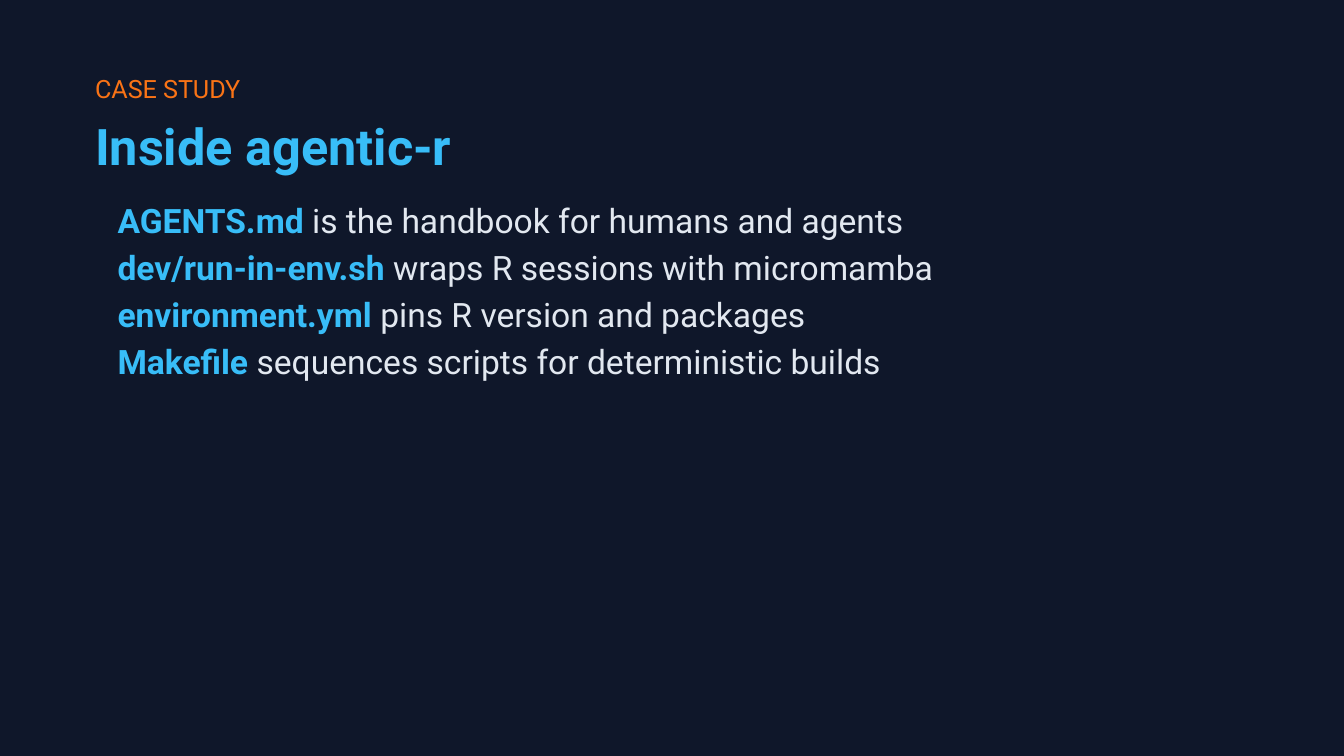
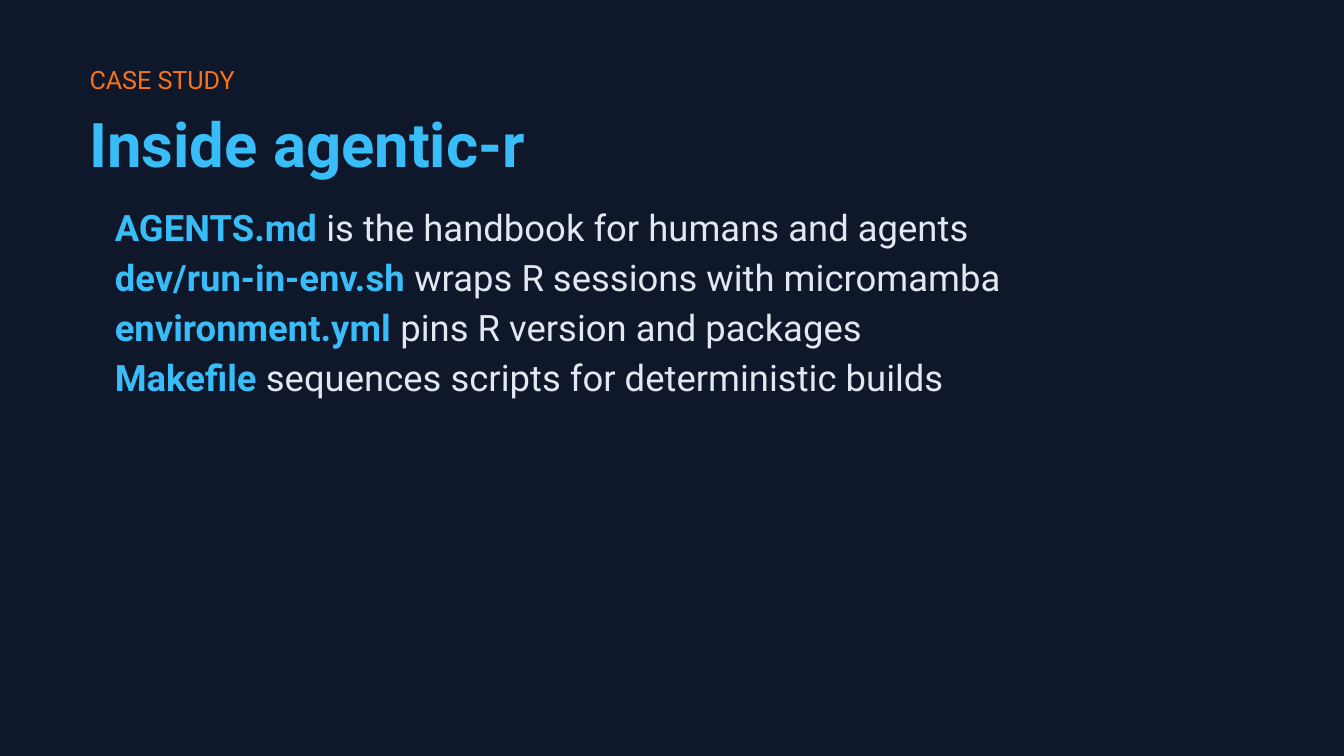
Before and after one commit to shanelindsay/agentic-r, a slide deck: slide 15 of slides-new/Agentic-AI-Agent-Talk.pptx. Drawn at 1344x756 pixels with LibreOffice and Linux fonts; fonts in the diff are those of the drawing. Boxes give left, top, right and bottom in pixels: in the first picture for what was removed or moved away, otherwise in the second. Text is boxed around its words. In the diff, an @@ line names an element or a change of style, - is before the commit and + after.

```diff
--- a/slides-new/Agentic-AI-Agent-Talk.pptx
+++ b/slides-new/Agentic-AI-Agent-Talk.pptx
@@ text "CASE STUDY": place and size @@
-text "CASE STUDY" at box(95, 80, 240, 99)
+text "CASE STUDY" at box(90, 71, 235, 90)
@@ text "CASE STUDY" at box(90, 71, 235, 90): line spacing 19.6pt to 19.2pt @@
@@ text "Inside agentic-r" at box(90, 121, 524, 180): size 27 to 33 pt @@
@@ text "AGENTS.md is the handbook for ..." at box(115, 213, 1001, 399): size 18 to 19.5 pt; indent changed; line spacing 25.2pt to 26.9pt @@
```
Also in this commit, not shown: 20 other slides changed, 2 other files.
